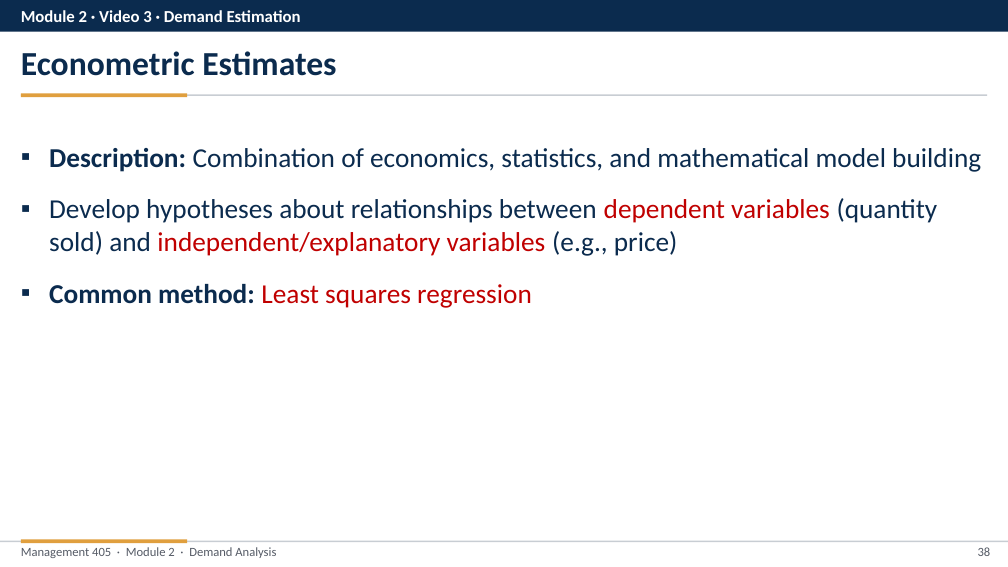
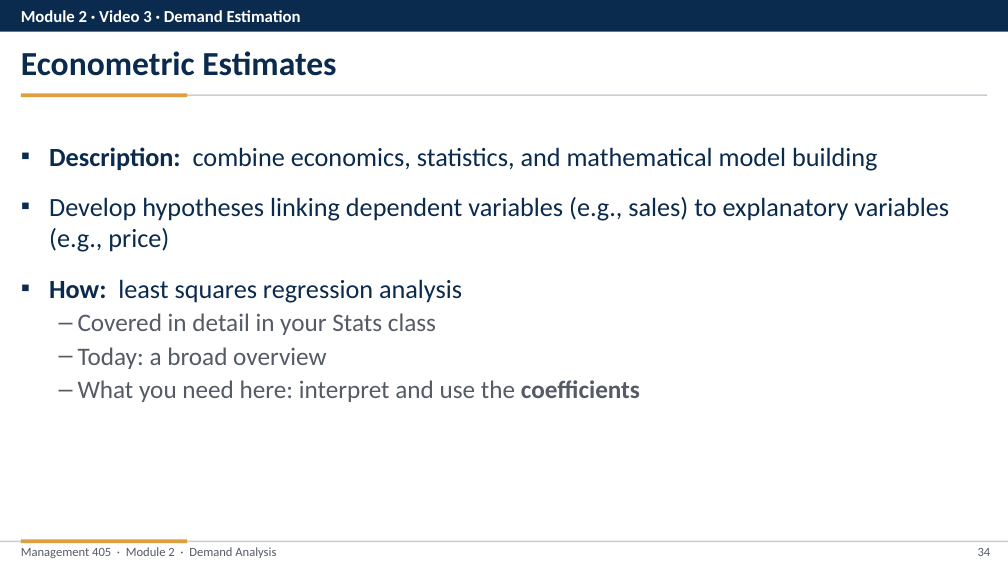
Before and after one commit to nvoigtla/Teaching, a slide deck: slide 34 of 405 Slide Revisions 2026/Module 2/Module 2 - Video Part Revised.pptx (slide 38 before the commit). Drawn at 1008x567 pixels with LibreOffice and Linux fonts; fonts in the diff are those of the drawing. Boxes give left, top, right and bottom in pixels: in the first picture for what was removed or moved away, otherwise in the second. Text is boxed around its words. In the diff, an @@ line names an element or a change of style, - is before the commit and + after.

```diff
--- a/405 Slide Revisions 2026/Module 2/Module 2 - Video Part Revised.pptx
+++ b/405 Slide Revisions 2026/Module 2/Module 2 - Video Part Revised.pptx
@@ text at (x1=49, y1=147, x2=949, y2=402): text changed; size 26 to 25 pt @@
-▪ Description: Combination of economics, statistics, and mathematical model building
-▪ Develop hypotheses about relationships between dependent variables (quantity sold) and independent/explanatory variables (e.g., price)
-▪ Common method: Least squares regression
+▪ Description: combine economics, statistics, and mathematical model building
+▪ Develop hypotheses linking dependent variables (e.g., sales) to explanatory variables (e.g., price)
+▪ How: least squares regression analysis
+  – Covered in detail in your Stats class
+  – Today: a broad overview
+  – What you need here: interpret and use the coefficients
@@ page number at (x1=978, y1=548, x2=991, y2=556): text changed @@
-38
+34
```
Also in this commit, not shown: 43 other slides changed, 5 slides added, 5 slides removed, 20 other files.
